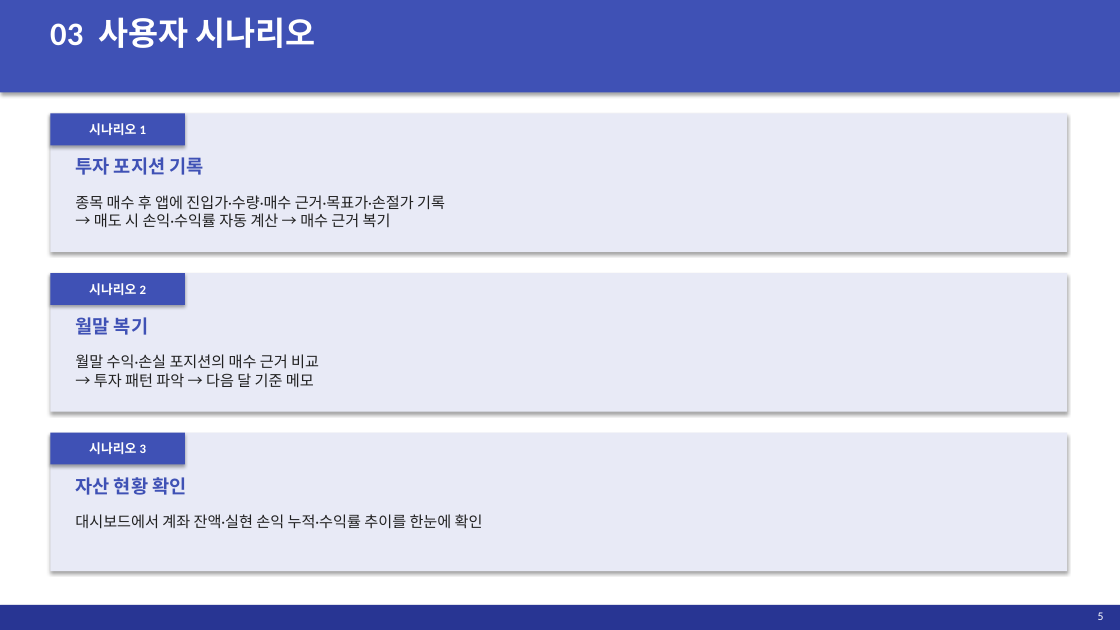
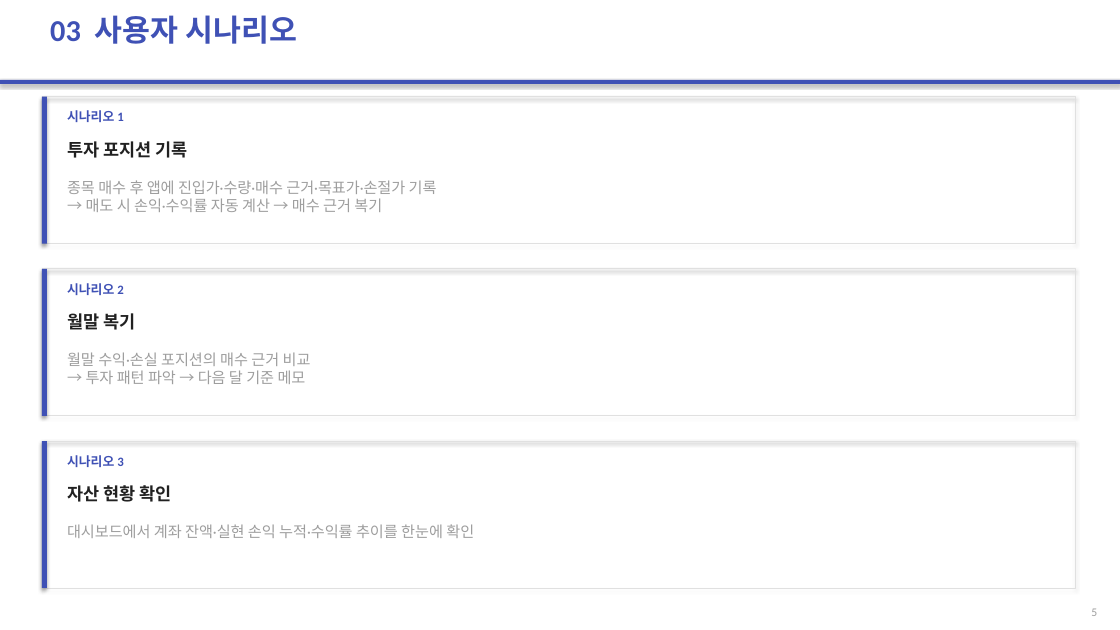
Before and after one commit to 2022136020/project_c, a slide deck: slide 5 of portfolio-tracker/presentation/portfolio-tracker.pptx. Drawn at 1120x630 pixels with LibreOffice and Linux fonts; fonts in the diff are those of the drawing. Boxes give left, top, right and bottom in pixels: in the first picture for what was removed or moved away, otherwise in the second. Text is boxed around its words. In the diff, an @@ line names an element or a change of style, - is before the commit and + after.

```diff
--- a/portfolio-tracker/presentation/portfolio-tracker.pptx
+++ b/portfolio-tracker/presentation/portfolio-tracker.pptx
@@ text "03 사용자 시나리오" at (50,15,297,44): size 28 to 26 pt, text colour #FFFFFF to #3F51B5 @@
@@ rectangle: place and size @@
-rectangle at (0,0,1120,92)
+rectangle at (0,80,1120,84)
@@ rectangle: place and size @@
-rectangle at (50,113,1067,252)
+rectangle at (42,97,1075,244)
@@ rectangle added at (42,97,47,244), fill #3F51B5 @@
@@ text "시나리오 1": place and size @@
-text "시나리오 1" at (50,113,185,145)
+text "시나리오 1" at (67,110,123,122)
@@ size 16 to 15 pt, text colour #3F51B5 to #212121 in 3 elements at (67,313,135,330), (67,485,171,502), (67,141,187,158) @@
@@ text "투자 포지션 기록": place and size @@
-text "투자 포지션 기록" at (75,157,204,175)
+text "투자 포지션 기록" at (67,141,187,158)
@@ text colour #212121 to #9E9E9E in 3 elements at (67,352,311,384), (67,524,474,538), (67,180,437,212) @@
@@ text "종목 매수 후 앱에 진입가·수량·매수 ...": place and size @@
-text "종목 매수 후 앱에 진입가·수량·매수 ..." at (75,195,445,228)
+text "종목 매수 후 앱에 진입가·수량·매수 ..." at (67,180,437,212)
@@ rectangle: place and size @@
-rectangle at (50,273,1067,412)
+rectangle at (42,269,1075,416)
@@ rectangle added at (42,269,47,416), fill #3F51B5 @@
@@ text "시나리오 2": place and size @@
-text "시나리오 2" at (50,273,185,305)
+text "시나리오 2" at (67,283,123,295)
@@ text "월말 복기": place and size @@
-text "월말 복기" at (75,317,148,335)
+text "월말 복기" at (67,313,135,330)
@@ text "월말 수익·손실 포지션의 매수 근거 ...": place and size @@
-text "월말 수익·손실 포지션의 매수 근거 ..." at (75,354,319,388)
+text "월말 수익·손실 포지션의 매수 근거 ..." at (67,352,311,384)
@@ fill #E8EAF6 to none; outline none to #E0E0E0 0.8 pt in 3 elements at (42,97,1075,244), (42,269,1075,416), (42,441,1075,588) @@
@@ rectangle: place and size @@
-rectangle at (50,433,1067,571)
+rectangle at (42,441,1075,588)
@@ rectangle added at (42,441,47,588), fill #3F51B5 @@
@@ text "자산 현황 확인": place and size @@
-text "자산 현황 확인" at (75,477,186,495)
+text "자산 현황 확인" at (67,485,171,502)
@@ text colour #FFFFFF to #3F51B5; alignment centre to left; vertical alignment middle to top; fill #3F51B5 to none; shadow off in 3 elements at (67,283,123,295), (67,110,123,122), (67,455,123,467) @@
@@ text "시나리오 3": place and size @@
-text "시나리오 3" at (50,433,185,465)
+text "시나리오 3" at (67,455,123,467)
@@ text "대시보드에서 계좌 잔액·실현 손익 누적·수익률 ...": place and size @@
-text "대시보드에서 계좌 잔액·실현 손익 누적·수익률 ..." at (75,514,483,529)
+text "대시보드에서 계좌 잔액·실현 손익 누적·수익률 ..." at (67,524,474,538)
@@ rectangle removed at (0,605,1120,630) @@
@@ text "5": place and size @@
-text "5" at (1098,612,1104,620)
+text "5" at (1091,608,1097,616)
@@ text "5" at (1091,608,1097,616): text colour #FFFFFF to #9E9E9E @@
```
Also in this commit, not shown: 13 other slides changed.
